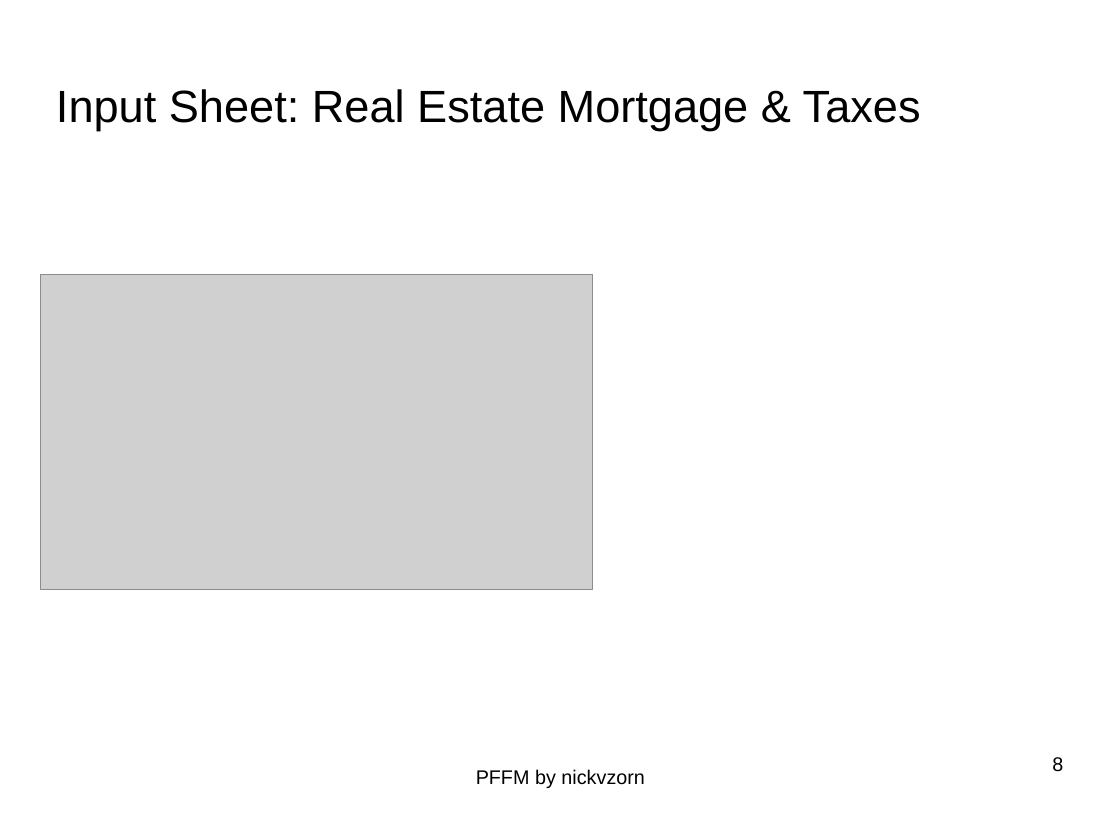
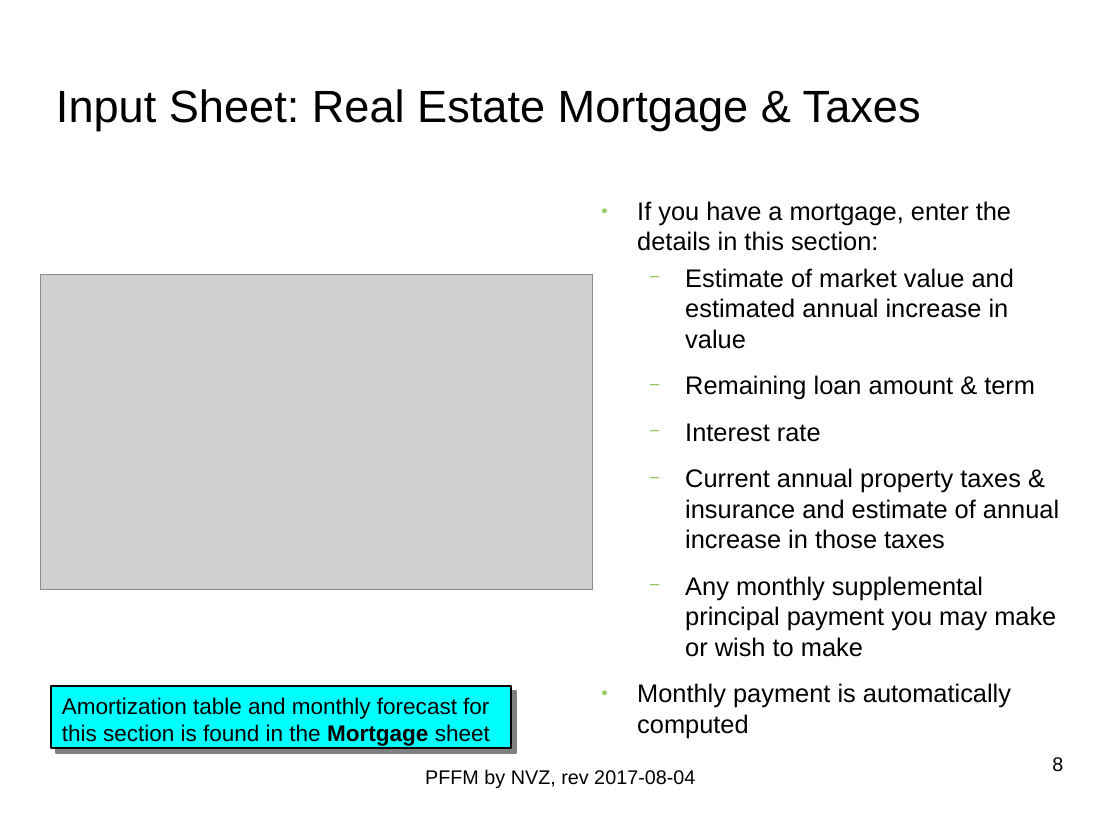
Before and after one commit to nickvzorn/financial-forecast, a slide deck: slide 8 of PFFM_Intro_and_HOWTO.odp. Drawn at 1120x840 pixels with LibreOffice and Linux fonts; fonts in the diff are those of the drawing; grey boxes stand for pictures; background and template pictures are left out. Boxes give left, top, right and bottom in pixels: in the first picture for what was removed or moved away, otherwise in the second. Text is boxed around its words. In the diff, an @@ line names an element or a change of style, - is before the commit and + after.

```diff
--- a/PFFM_Intro_and_HOWTO.odp
+++ b/PFFM_Intro_and_HOWTO.odp
@@ text added at (637,201,1059,738), 18 pt, text #000000 @@
+● If you have a mortgage, enter the details in this section:
+  − Estimate of market value and estimated annual increase in value
+  − Remaining loan amount & term
+  − Interest rate
+  − Current annual property taxes & insurance and estimate of annual increase in those taxes
+  − Any monthly supplemental principal payment you may make or wish to make
+● Monthly payment is automatically computed
@@ rectangle added at (51,686,511,748), fill #00FFFF, outline #000000 1.5 pt, 16 pt, text #000000 @@
+Amortization table and monthly forecast for
+this section is found in the Mortgage sheet
@@ text at (425,769,695,788): text changed @@
-PFFM by nickvzorn
+PFFM by NVZ, rev 2017-08-04
```
Also in this commit, not shown: 11 other slides changed, 4 slides added.
